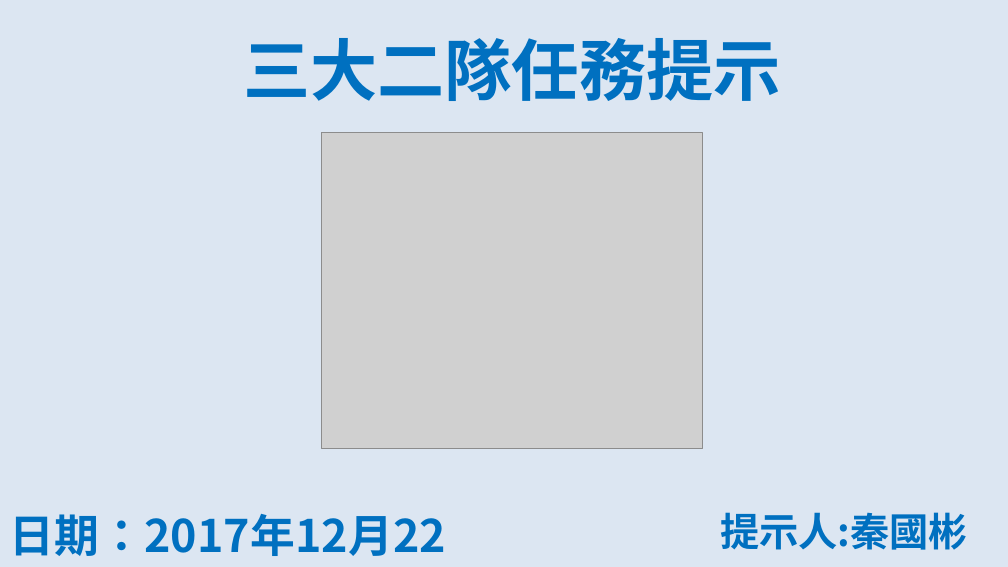
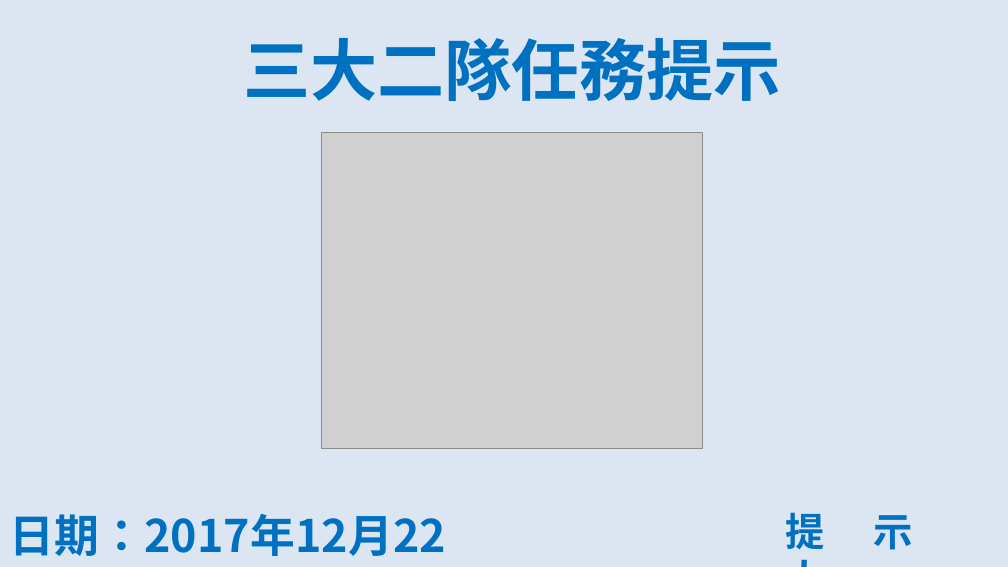
Before and after one commit to FrankYang0529/nasc, a slide deck: slide 1 of template.pptx. Drawn at 1008x567 pixels with LibreOffice and Linux fonts; fonts in the diff are those of the drawing; grey boxes stand for pictures. Boxes give left, top, right and bottom in pixels: in the first picture for what was removed or moved away, otherwise in the second. Text is boxed around its words. In the diff, an @@ line names an element or a change of style, - is before the commit and + after.

```diff
--- a/template.pptx
+++ b/template.pptx
@@ text at (785,512,913,550): text changed @@
-提示人:秦國彬
+提示人:
```
Also in this commit, not shown: 2 slides added, 2 slides removed.
